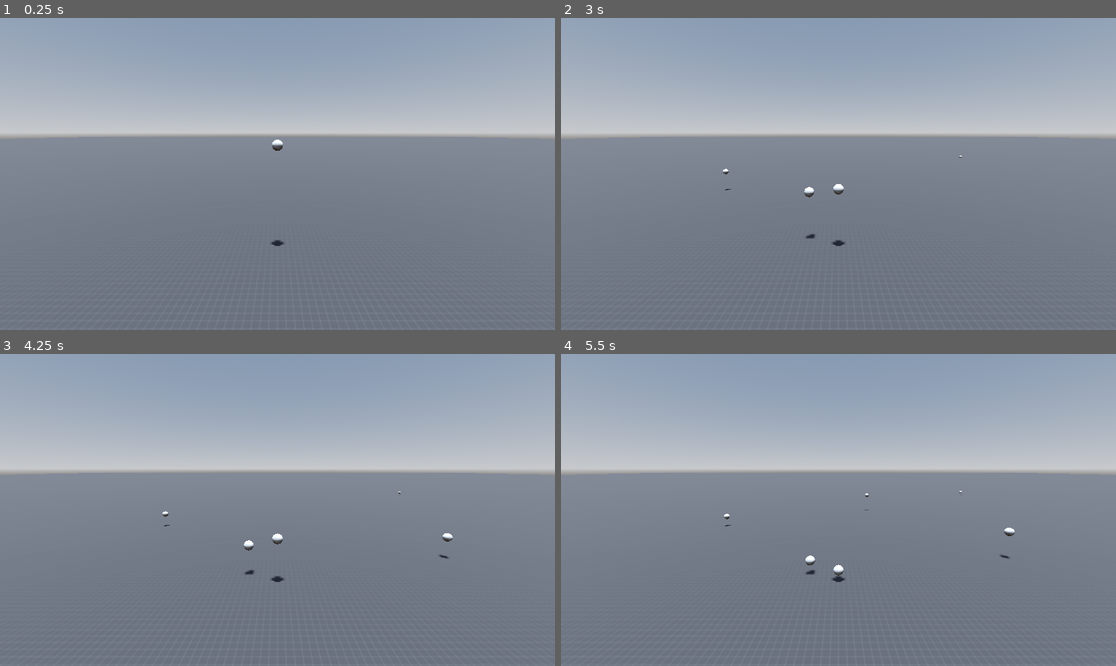
Above: before the commit, frames 1-4 (two rows, left to right).
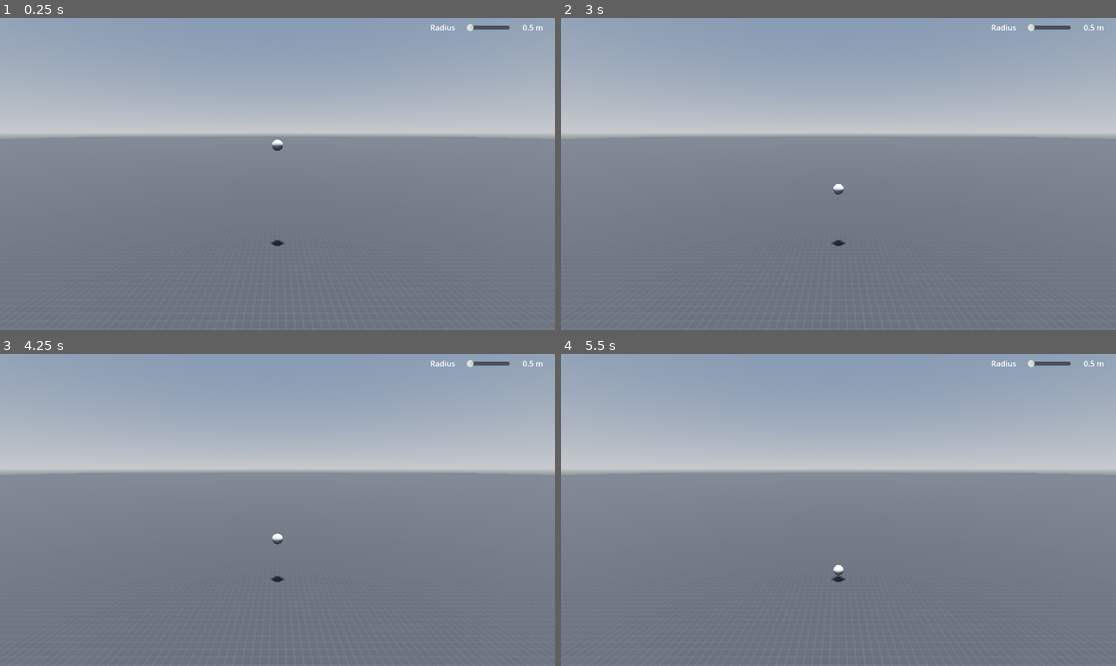
Above: after the commit, the same moments.

Repository: Shuflduf/Ball-Physics
Game: Godot game, scene res://main.tscn
Same seed, same stepped clock (60 frames per second), same inputs: the game is played once before the commit and once after it.
Inputs (mouse positions are in pixels of both pictures, inside the frame that each line leads up to):
- Up to frame 1 (0.25 s): no input
- Up to frame 2 (3 s): tap Enter at 0.5 s; move the mouse to (960, 158) at 0.52 s; press the mouse at (960, 158) at 0.53 s; tap Space at 1.25 s; move the mouse to (727, 189) at 1.27 s; release the mouse at (727, 189) at 1.28 s; click (727, 189) at 1.35 s; move the mouse to (894, 105) at 2.02 s; press the mouse at (894, 105) at 2.03 s; move the mouse to (810, 236) at 2.77 s; release the mouse at (810, 236) at 2.78 s; click (810, 236) at 2.85 s
- Up to frame 3 (4.25 s): move the mouse to (444, 556) at 3.52 s; press the mouse at (444, 556) at 3.53 s
- Up to frame 4 (5.5 s): move the mouse to (672, 463) at 4.27 s; release the mouse at (672, 463) at 4.28 s; click (672, 463) at 4.35 s; move the mouse to (866, 510) at 5.02 s; press the mouse at (866, 510) at 5.03 s

The runs differ from the first frame. In frame 1, 0.2% of the frame differs, in the area x 77-98%, y 2-5%; in frame 2, 0.3%; in frame 3, 0.3%; in frame 4, 0.3%, in the area x 29-98%, y 2-71%.

Commit message:
radius slider

Diff:
--- a/Main.gd
+++ b/Main.gd
@@ -2,6 +2,7 @@
 
 @onready var balls: Node3D = $Balls
 @onready var plane: MeshInstance3D = $Plane
+@onready var ui: Control = $UI
 
 @export var ball_scene: PackedScene
 @export var plane_depth: int
@@ -39,12 +40,13 @@
 		ball.force = Vector3.ZERO
 
 func create_ball(pos):
-	var new_ball: Node3D = ball_scene.instantiate()
-	new_ball.position = pos
+	var new_ball: Ball = ball_scene.instantiate()
+	new_ball.position = pos + Vector3(randf_range(-1, 1), randf_range(-1, 1), randf_range(-1, 1))
+	new_ball.set_radius(ui.radius)
 	balls.add_child(new_ball)
 
 
-func _on_area_3d_input_event(_c, event, input_position, _n, _s) -> void:
+func _on_area_3d_input_event(_c, event: InputEvent, input_position, _n, _s) -> void:
 	if event.is_action_pressed("left_click"):
 		create_ball(input_position + Vector3(0, 5, 0))
 
@@ -54,9 +56,6 @@
 		 - (second_ball.position + second_ball.velocity)
 
 	impulse = impulse.normalized()
-	#impulse *= damping
-
-	print(impulse)
 
 	first_ball.velocity *= -impulse
 	second_ball.velocity *= impulse
--- a/ball.gd
+++ b/ball.gd
@@ -7,6 +7,10 @@
 
 var radius = 0.5
 
-func _ready() -> void:
-	mesh.set_radius(radius)
-	mesh.set_height(radius * 2)
+func set_radius(new_radius):
+	var new_mesh = SphereMesh.new()
+	new_mesh.radius = new_radius
+	new_mesh.height = new_radius * 2
+	radius = new_radius
+
+	mesh = new_mesh
--- a/main.tscn
+++ b/main.tscn
@@ -1,12 +1,12 @@
-[gd_scene load_steps=10 format=3 uid="uid://8slo0u5hen5n"]
+[gd_scene load_steps=11 format=3 uid="uid://8slo0u5hen5n"]
 
 [ext_resource type="Script" path="res://Main.gd" id="1_rcs4q"]
 [ext_resource type="PackedScene" uid="uid://d3vcqdfqokp61" path="res://ball.tscn" id="2_mojqi"]
 [ext_resource type="Texture2D" uid="uid://b4q6cukei0dix" path="res://textures/texture_01.png" id="3_5mbnu"]
+[ext_resource type="PackedScene" uid="uid://dm0f4r0q0xxi0" path="res://ui.tscn" id="4_gkpw7"]
 
 [sub_resource type="ProceduralSkyMaterial" id="ProceduralSkyMaterial_5sggn"]
-sky_horizon_color = Color(0.64625, 0.65575, 0.67075, 1)
-ground_horizon_color = Color(0.64625, 0.65575, 0.67075, 1)
+ground_bottom_color = Color(0.2, 0.2, 0.2, 1)
 
 [sub_resource type="Sky" id="Sky_y5ixr"]
 sky_material = SubResource("ProceduralSkyMaterial_5sggn")
@@ -48,6 +48,7 @@
 mesh = SubResource("PlaneMesh_mpw5e")
 
 [node name="Area3D" type="Area3D" parent="Plane"]
+input_capture_on_drag = true
 monitorable = false
 
 [node name="CollisionShape3D" type="CollisionShape3D" parent="Plane/Area3D"]
@@ -56,4 +57,6 @@
 [node name="Camera3D" type="Camera3D" parent="."]
 transform = Transform3D(1, 0, 0, 0, 0.980067, 0.198667, 0, -0.198667, 0.980067, 0, 0.777674, 18.4531)
 
+[node name="UI" parent="." instance=ExtResource("4_gkpw7")]
+
 [connection signal="input_event" from="Plane/Area3D" to="." method="_on_area_3d_input_event"]
--- /dev/null
+++ b/ui.gd
@@ -0,0 +1,8 @@
+extends Control
+
+var radius: float
+@onready var radius_label: Label = $Radius/Label2
+
+func _on_h_slider_value_changed(value: float) -> void:
+	radius = value
+	radius_label.text = str(value) + " m"
--- /dev/null
+++ b/ui.tscn
@@ -0,0 +1,44 @@
+[gd_scene load_steps=2 format=3 uid="uid://dm0f4r0q0xxi0"]
+
+[ext_resource type="Script" path="res://ui.gd" id="1_6y3s0"]
+
+[node name="UI" type="Control"]
+layout_mode = 3
+anchors_preset = 15
+anchor_right = 1.0
+anchor_bottom = 1.0
+grow_horizontal = 2
+grow_vertical = 2
+mouse_filter = 2
+script = ExtResource("1_6y3s0")
+
+[node name="Radius" type="HBoxContainer" parent="."]
+layout_mode = 1
+anchors_preset = 1
+anchor_left = 1.0
+anchor_right = 1.0
+offset_left = -278.0
+offset_bottom = 40.0
+grow_horizontal = 0
+
+[node name="Label" type="Label" parent="Radius"]
+layout_mode = 2
+size_flags_horizontal = 6
+text = "Radius"
+
+[node name="HSlider" type="HSlider" parent="Radius"]
+layout_mode = 2
+size_flags_horizontal = 3
+size_flags_vertical = 4
+min_value = 0.5
+max_value = 10.0
+step = 0.1
+value = 0.5
+
+[node name="Label2" type="Label" parent="Radius"]
+layout_mode = 2
+size_flags_horizontal = 6
+text = "0.5 m"
+
+[connection signal="drag_ended" from="Radius/HSlider" to="." method="_on_h_slider_drag_ended"]
+[connection signal="value_changed" from="Radius/HSlider" to="." method="_on_h_slider_value_changed"]
Not shown: 1 places in ball.tscn that only renumber resources
